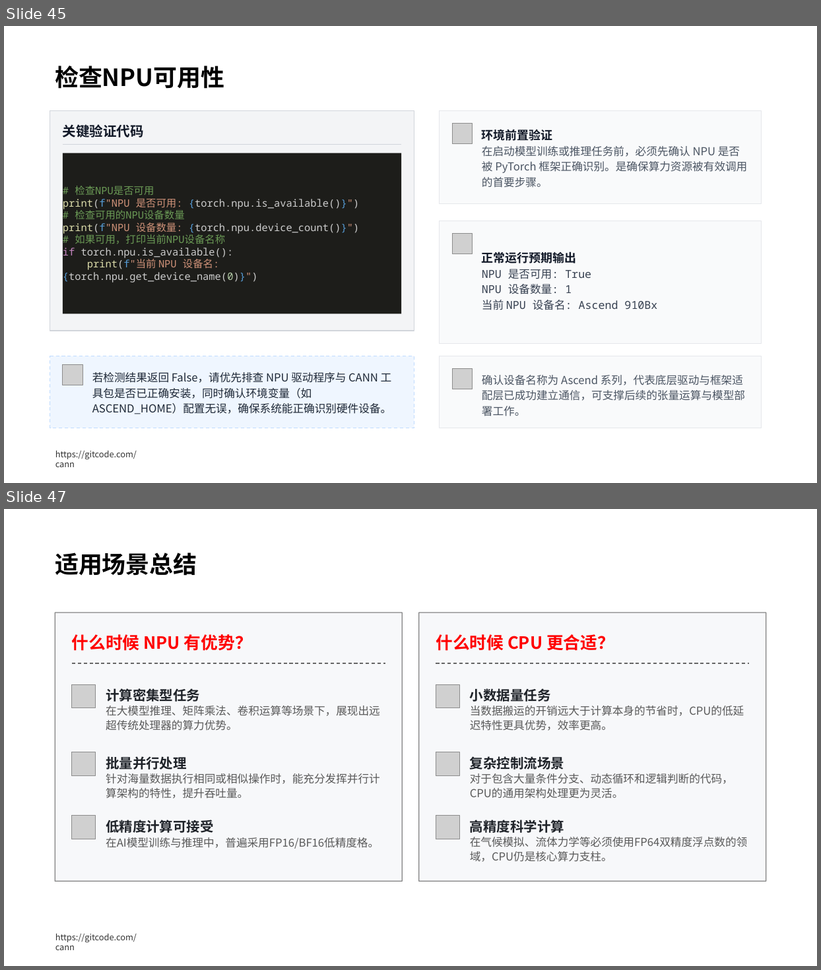
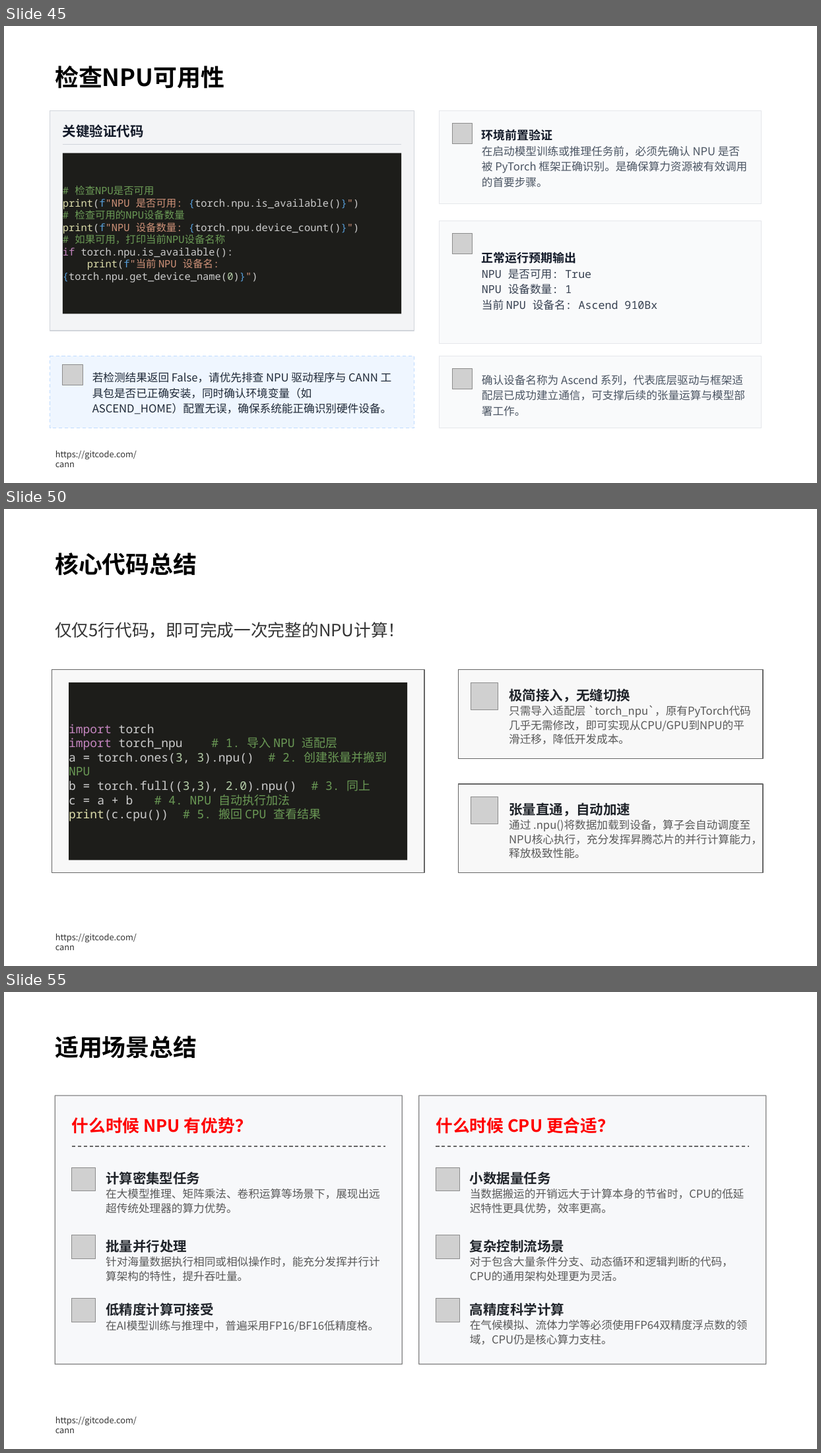
Before and after one commit to hicann/cann-learning-hub, a slide deck: quick_start/cann_basics/slides/artificial_intelligence_basics.pptx. Shown one above the other, each under a label of ours: slides 45 and 47 before the commit, slides 45, 50 and 55 after it; the slides between them are not shown. The pictures are 821x970 and 821x1453 pixels, drawn with LibreOffice and Linux fonts; fonts in the diff are those of the drawing; grey boxes stand for pictures; background and template pictures are left out. Boxes give left, top, right and bottom in pixels: in the first picture for what was removed or moved away, otherwise in the second. Text is boxed around its words. In the diff, an @@ line names an element or a change of style, - is before the commit and + after.

```diff
--- a/quick_start/cann_basics/slides/artificial_intelligence_basics.pptx
+++ b/quick_start/cann_basics/slides/artificial_intelligence_basics.pptx
@@ slide 50 added at [4, 509, 817, 966], background #FFFFFF; not listed: 1 template element that a slide beside it also shows @@
@@ text added at [55, 553, 197, 576], 28 pt, text #000000, bold @@
+核心代码总结
@@ text added at [55, 622, 405, 638], 20 pt, text #333333 @@
+仅仅5行代码，即可完成一次完整的NPU计算！
@@ rounded rectangle added at [52, 670, 424, 873], fill #F8F8F8, outline #666666 1 pt @@
@@ rectangle added at [69, 683, 407, 861], fill #1D1D1A, 14 pt, text #CCCCCC @@
+import torch
+import torch_npu # 1. 导入 NPU 适配层
+a = torch.ones(3, 3).npu() # 2. 创建张量并搬到 NPU
+b = torch.full((3,3), 2.0).npu() # 3. 同上
+c = a + b # 4. NPU 自动执行加法
+print(c.cpu()) # 5. 搬回 CPU 查看结果
@@ rounded rectangle added at [458, 670, 763, 759], fill #F8F8F8, outline #666666 1 pt @@
@@ picture added at [471, 683, 498, 710] @@
@@ text added at [509, 689, 751, 745], 13 pt, text #595959 @@
+极简接入，无缝切换
+只需导入适配层 `torch_npu`，原有PyTorch代码几乎无需修改，即可实现从CPU/GPU到NPU的平滑迁移，降低开发成本。
@@ rounded rectangle added at [458, 784, 763, 873], fill #F8F8F8, outline #666666 1 pt @@
@@ picture added at [471, 797, 498, 824] @@
@@ text added at [509, 803, 762, 859], 13 pt, text #595959 @@
+张量直通，自动加速
+通过 .npu()将数据加载到设备，算子会自动调度至NPU核心执行，充分发挥昇腾芯片的并行计算能力，释放极致性能。
@@ what was slide 47 is now slide 55 @@
```
Also in this commit, not shown: 8 slides changed, 9 other slides added, 1 slide removed, 1 other file.
